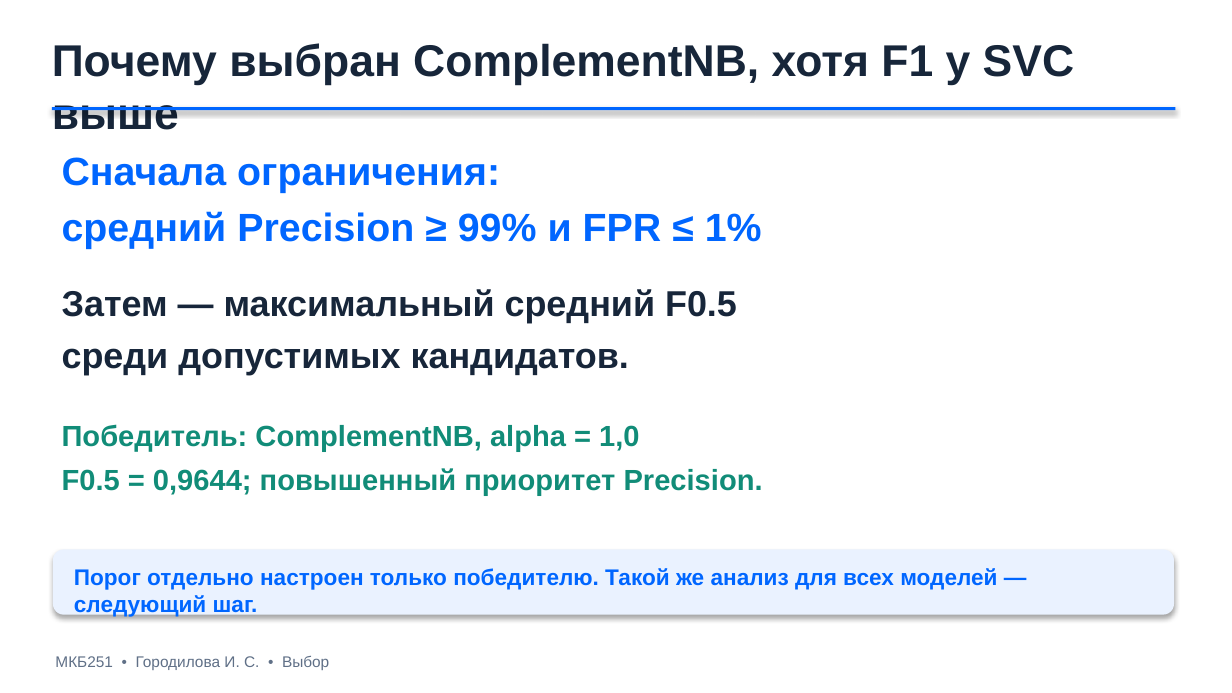
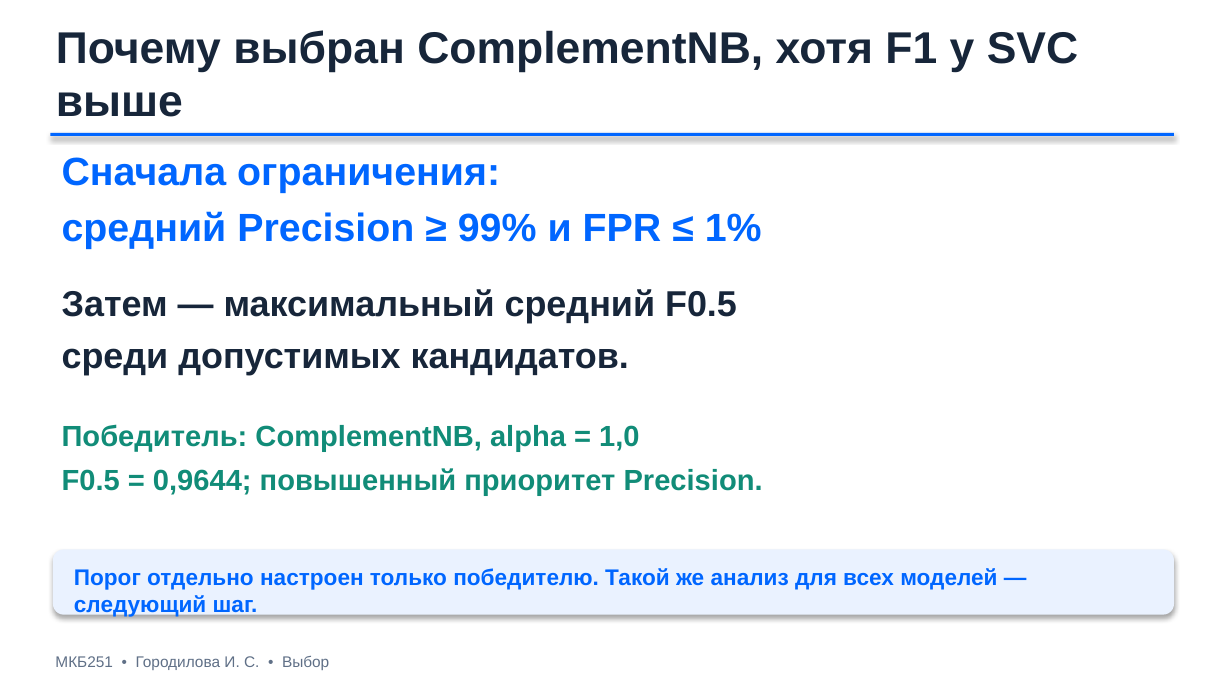
Before and after one commit to city-cyber/ML_Cyber, a slide deck: slide 11 of Городилова Ирина Сергеевна МКБ251 Итоговое задание.pptx (slide 12 before the commit). Drawn at 1232x693 pixels with LibreOffice and Linux fonts; fonts in the diff are those of the drawing. Boxes give left, top, right and bottom in pixels: in the first picture for what was removed or moved away, otherwise in the second. Text is boxed around its words. In the diff, an @@ line names an element or a change of style, - is before the commit and + after.

```diff
--- a/Городилова Ирина Сергеевна МКБ251 Итоговое задание.pptx
+++ b/Городилова Ирина Сергеевна МКБ251 Итоговое задание.pptx
@@ text "Почему выбран ComplementNB, хотя F1 ...": place and size @@
-text "Почему выбран ComplementNB, хотя F1 ..." at (52,43,1074,130)
+text "Почему выбран ComplementNB, хотя F1 ..." at (56,30,1078,117)
@@ rectangle: place and size @@
-rectangle at (52,107,1175,111)
+rectangle at (51,133,1174,137)
```
Also in this commit, not shown: 4 other slides changed.
